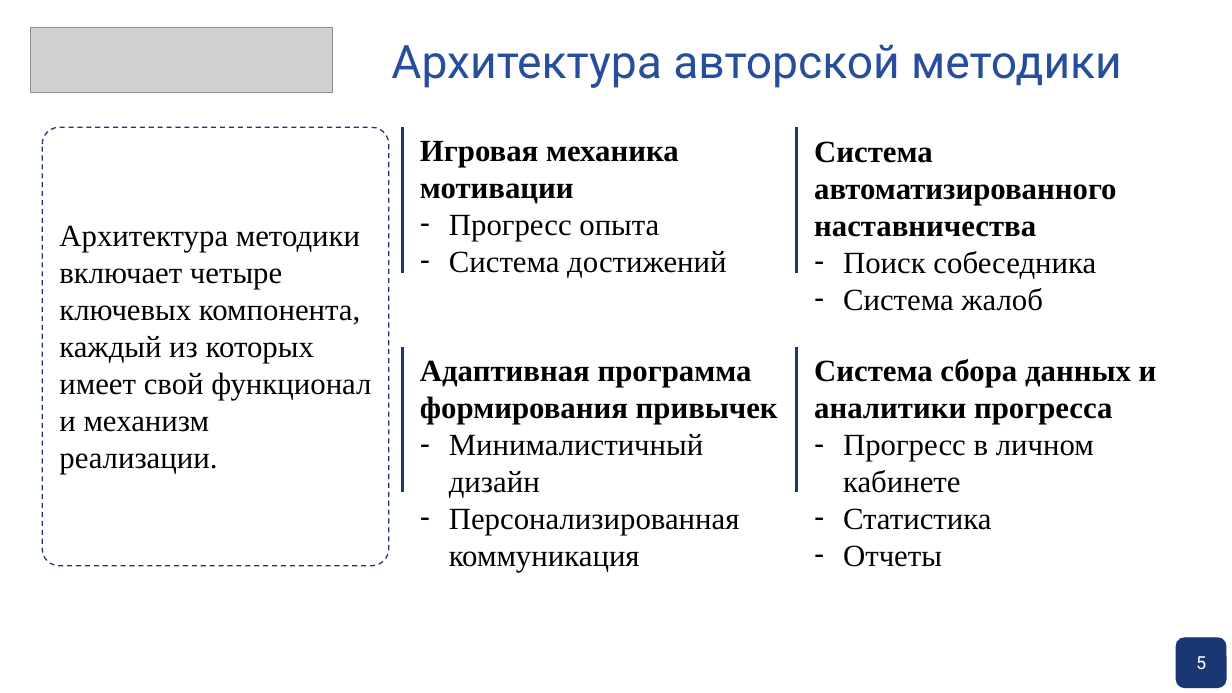
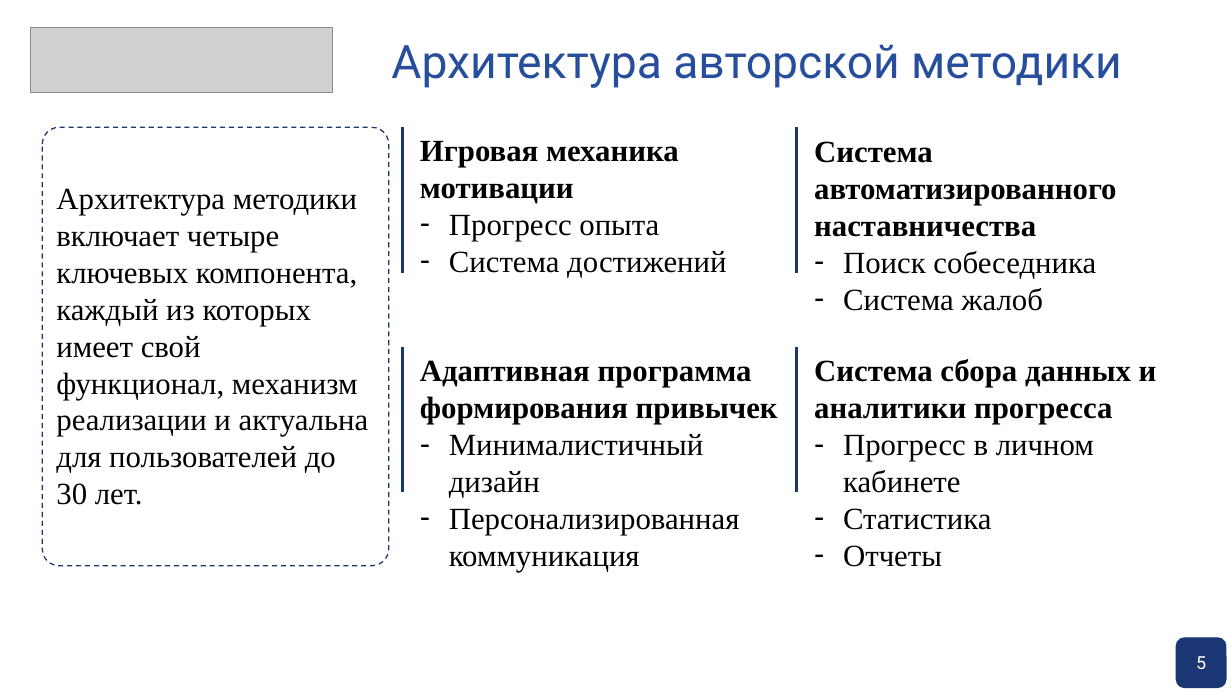
Before and after one commit to pagamov/pagamov_bot, a slide deck: slide 5 of docs/Презентация Гамов 04.06.pptx. Drawn at 1232x693 pixels with LibreOffice and Linux fonts; fonts in the diff are those of the drawing; grey boxes stand for pictures; background and template pictures are left out. Boxes give left, top, right and bottom in pixels: in the first picture for what was removed or moved away, otherwise in the second. Text is boxed around its words. In the diff, an @@ line names an element or a change of style, - is before the commit and + after.

```diff
--- a/docs/Презентация Гамов 04.06.pptx
+++ b/docs/Презентация Гамов 04.06.pptx
@@ text at (x1=56, y1=188, x2=369, y2=505): text changed @@
-Архитектура методики включает четыре ключевых компонента, каждый из которых имеет свой функционал и механизм реализации.
+Архитектура методики включает четыре ключевых компонента, каждый из которых имеет свой функционал, механизм реализации и актуальна для пользователей до 30 лет.
```
Also in this commit, not shown: 9 other slides changed, 5 slides added, 8 other files.
